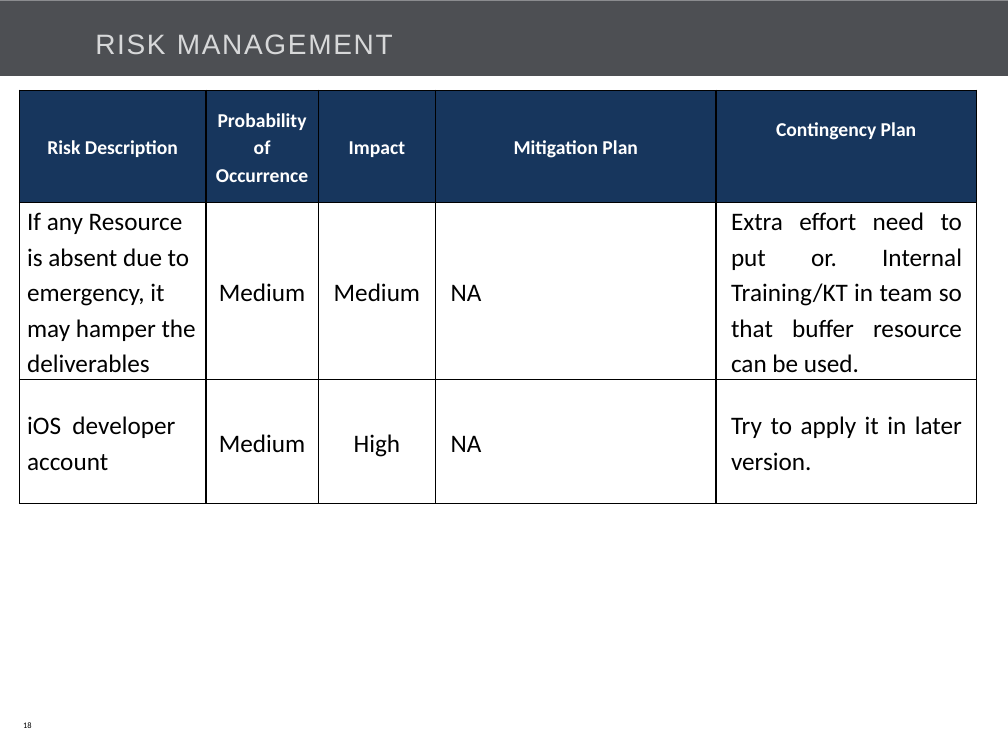
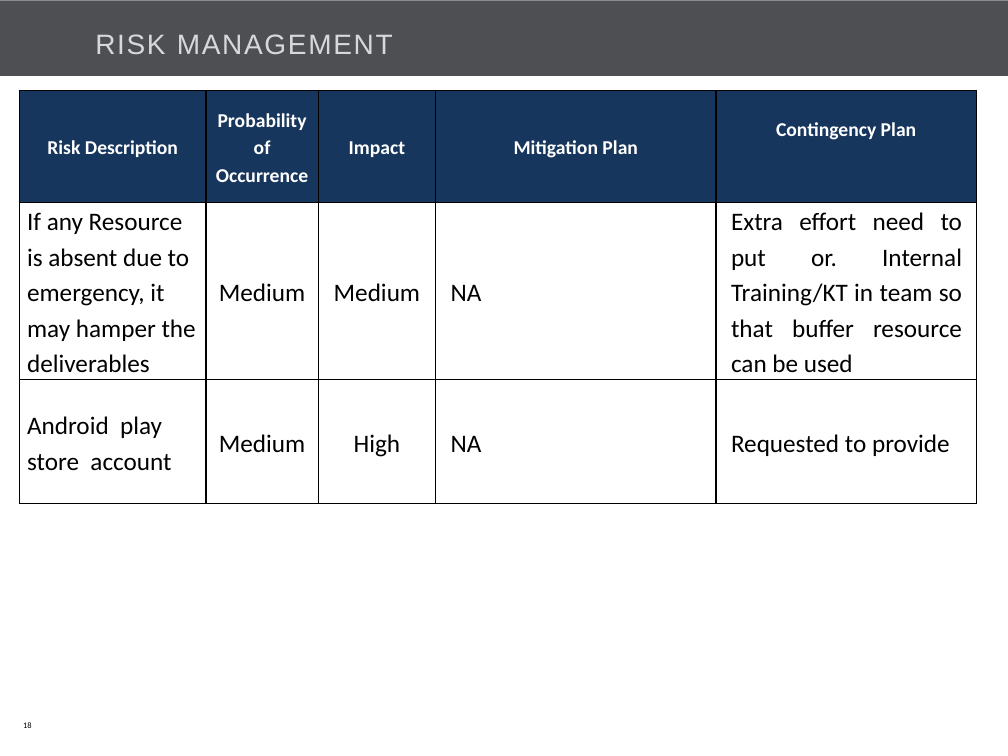
Before and after one commit to Bajarangi/demo, a slide deck: slide 18 of trunk/EasiCab/Documents/EASiCab_POC_kick off.pptx. Drawn at 1008x756 pixels with LibreOffice and Linux fonts; fonts in the diff are those of the drawing; background and template pictures are left out. Boxes give left, top, right and bottom in pixels: in the first picture for what was removed or moved away, otherwise in the second. Text is boxed around its words. In the diff, an @@ line names an element or a change of style, - is before the commit and + after.

```diff
--- a/trunk/EasiCab/Documents/EASiCab_POC_kick off.pptx
+++ b/trunk/EasiCab/Documents/EASiCab_POC_kick off.pptx
@@ table at (19, 91, 975, 502) @@
-row 2, column 5: Extra effort need to put or. Internal Training/KT in team so that buffer resource can be used.
+row 2, column 5: Extra effort need to put or. Internal Training/KT in team so that buffer resource can be used
-row 3, column 1: iOS developer account
+row 3, column 1: Android play store account
-row 3, column 5: Try to apply it in later version.
+row 3, column 5: Requested to provide
```
Also in this commit, not shown: 4 other slides changed.
